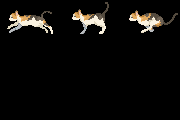
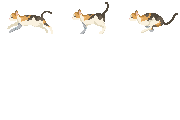
Comparing the layer stacks of the two (180, 120) images. Changes:
hid "图层 4" over 2, 24, 131, 42
